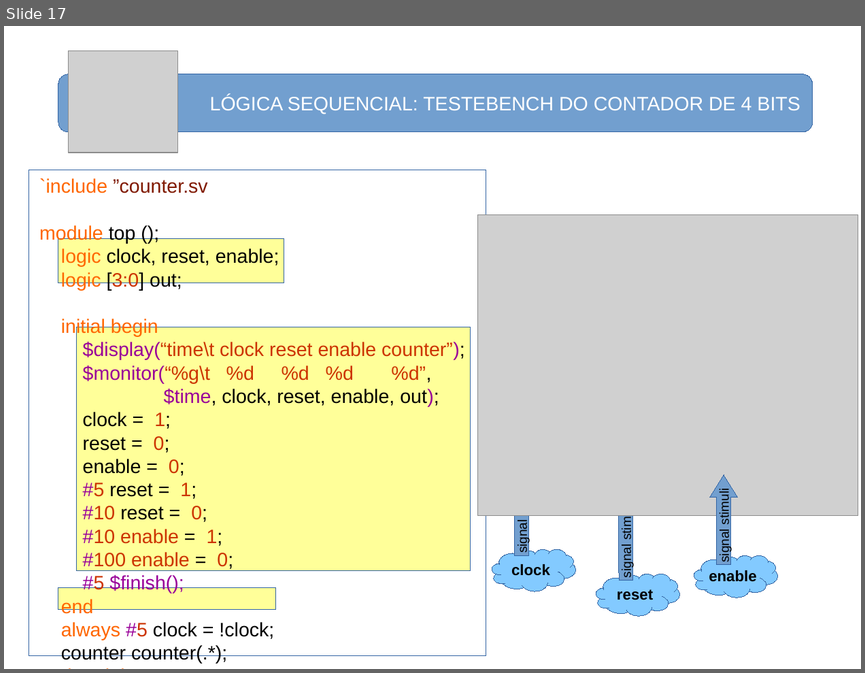
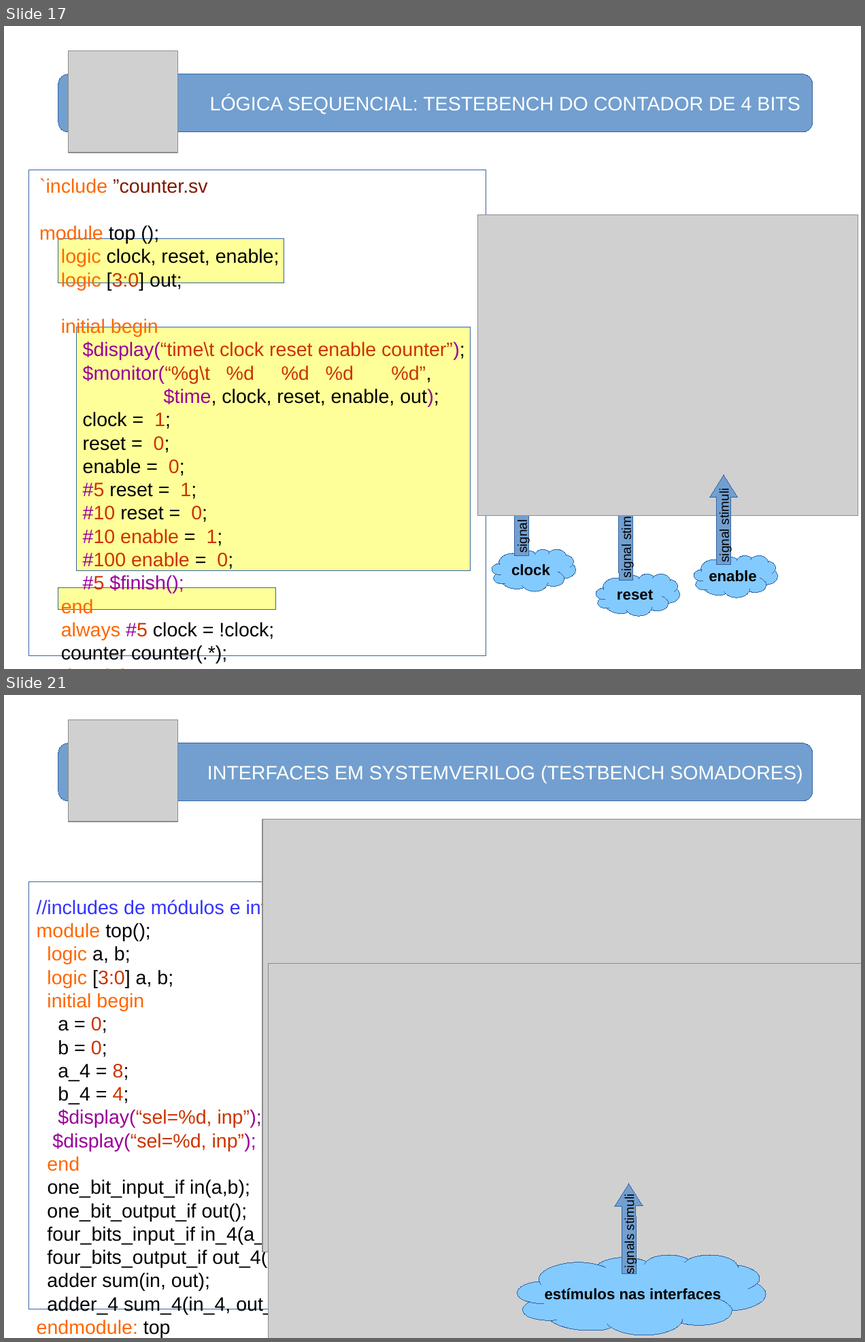
Before and after one commit to nelsoncsc/basicSV, a slide deck: docs/basicSV.odp. Shown one above the other, each under a label of ours: slide 17 before the commit, slides 17 and 21 after it; the slides between them are not shown. The pictures are 865x673 and 865x1342 pixels, drawn with LibreOffice and Linux fonts; fonts in the diff are those of the drawing; grey boxes stand for pictures. Boxes give left, top, right and bottom in pixels: in the first picture for what was removed or moved away, otherwise in the second. Text is boxed around its words. In the diff, an @@ line names an element or a change of style, - is before the commit and + after.

Commit message:
interfaces added

```diff
--- a/docs/basicSV.odp
+++ b/docs/basicSV.odp
@@ slide 21 added at (x1=4, y1=695, x2=861, y2=1338), background #FFFFFF @@
@@ picture added at (x1=68, y1=720, x2=177, y2=821) @@
@@ rounded rectangle added at (x1=58, y1=743, x2=813, y2=800), fill #729FCF, outline #3465A4 0 pt, 18 pt, text #FFFFFF @@
+INTERFACES EM SYSTEMVERILOG (TESTBENCH SOMADORES)
@@ picture added at (x1=262, y1=819, x2=861, y2=1252) @@
@@ rectangle added at (x1=29, y1=881, x2=409, y2=1309), fill #FFFFFF, outline #3465A4 0 pt @@
@@ text added at (x1=37, y1=898, x2=330, y2=1314), 18 pt, text #000000 @@
+//includes de módulos e interfaces
+module top();
+logic a, b;
+logic [3:0] a, b;
+initial begin
+a = 0;
+b = 0;
+a_4 = 8;
+b_4 = 4;
+$display(“sel=%d, inp”);
+$display(“sel=%d, inp”);
+end
+one_bit_input_if in(a,b);
+one_bit_output_if out();
+four_bits_input_if in_4(a_4,b_4);
+four_bits_output_if out_4();
+adder sum(in, out);
+adder_4 sum_4(in_4, out_4);
+endmodule: top
@@ rounded rectangle added at (x1=51, y1=906, x2=813, y2=1202), outline #FFFFFF 0 pt @@
@@ picture added at (x1=269, y1=963, x2=861, y2=1338) @@
@@ right arrow added at (x1=615, y1=1183, x2=643, y2=1274), fill #729FCF, outline #3465A4 0 pt, 12 pt, text #000000 @@
+signals stimuli
@@ freeform shape added at (x1=517, y1=1255, x2=766, y2=1335), fill #83CAFF, outline #3465A4 0 pt, 14 pt, text #000000, bold @@
+estímulos nas interfaces
```
Also in this commit, not shown: 3 slides changed, 2 other slides added, 3 other files.
